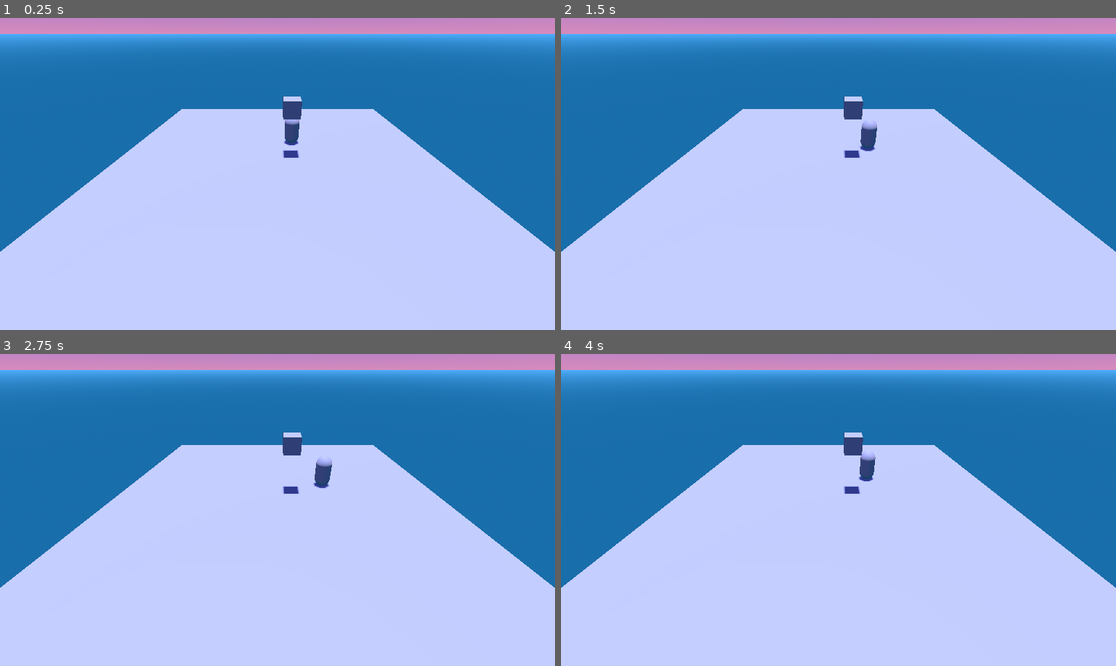
Above: before the commit, frames 1-4 (two rows, left to right).
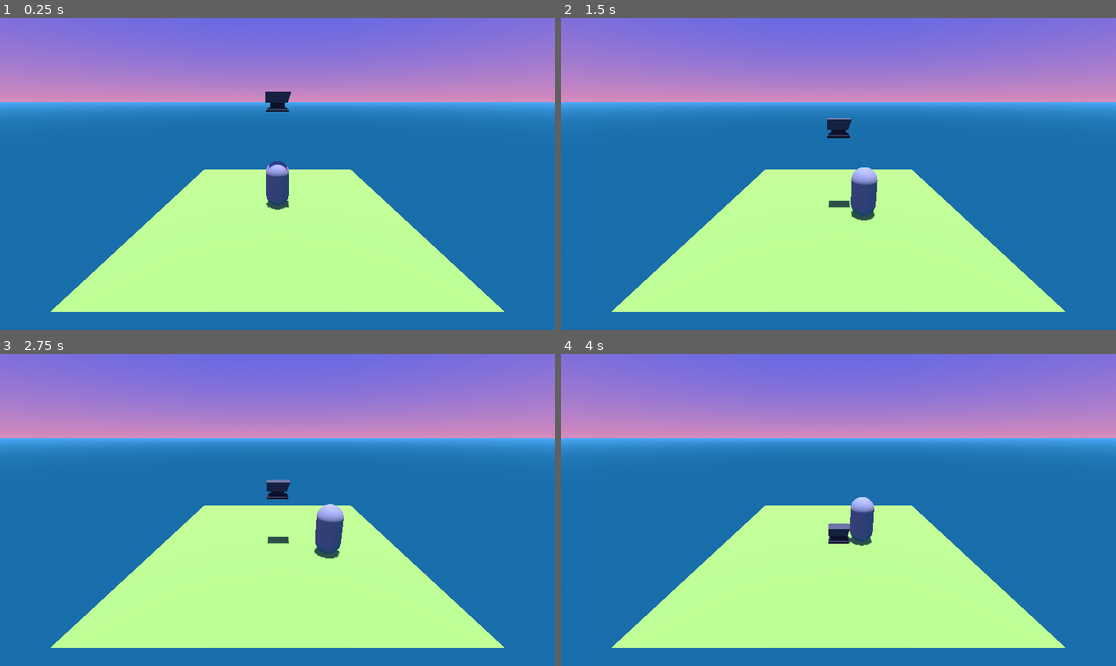
Above: after the commit, the same moments.

Repository: shamotte/rpg-death-jam
Game: Godot game, scene res://scenes/main_scene.tscn
Two runs of this game, one before a commit and one after it. Both use one fixed random seed, a clock stepped at 60 frames per second and the inputs below.
Inputs:
- Up to frame 1 (0.25 s): no input
- Up to frame 2 (1.5 s): tap Enter at 0.5 s; hold Right (move_right) 0.53-1.28 s; tap Space at 0.6, 0.77, 1.07, 1.35 s; hold Down (move_down) from 1.28 s (still down)
- Up to frame 3 (2.75 s): tap Space at 1.52, 1.82, 2, 2.1 s; release Down (move_down) at 2.03 s; hold Right (move_right) from 2.03 s (still down)
- Up to frame 4 (4 s): tap Enter at 2.75 s; release Right (move_right) at 2.78 s; hold Up (move_up) 2.78-3.53 s; tap Space at 2.85, 3.02, 3.32, 3.6, 3.77 s; hold Left (move_left) from 3.53 s (still down)

The runs differ from the first frame. In frame 1, 86% of the frame differs, in the area x 0-100%, y 0-100%; in frame 2, 86%; in frame 3, 86%; in frame 4, 86%.

Commit message:
New anvil model, slight visual changes

Diff:
--- a/objects/anvil/anvil.gd
+++ b/objects/anvil/anvil.gd
@@ -18,3 +18,9 @@
 # Called every frame. 'delta' is the elapsed time since the previous frame.
 func _process(delta: float) -> void:
 	pass
+
+
+func _input(event):
+	if event is InputEventKey:
+		if event.keycode == KEY_SPACE:
+			set_falling(true)
--- a/objects/anvil/anvil.tscn
+++ b/objects/anvil/anvil.tscn
@@ -4,8 +4,7 @@
 [ext_resource type="Script" path="res://objects/anvil/anvil.gd" id="1_sevdb"]
 [ext_resource type="Script" path="res://scripts/tickable.gd" id="2_lfar4"]
 [ext_resource type="PackedScene" uid="uid://dtcat5osfxowp" path="res://components/comp_parent_lerp.tscn" id="3_u5m6b"]
-
-[sub_resource type="BoxMesh" id="BoxMesh_5ob48"]
+[ext_resource type="PackedScene" uid="uid://vs5lkq4ij5ox" path="res://objects/anvil/anvil.gltf" id="5_fvhrv"]
 
 [node name="Anvil" type="Node3D"]
 transform = Transform3D(1, 0, 0, 0, 1, 0, 0, 0, 1, 0.5, 0, 0.5)
@@ -19,10 +18,9 @@
 
 [node name="Visual" type="Node3D" parent="."]
 
-[node name="MeshInstance3D" type="MeshInstance3D" parent="Visual"]
-mesh = SubResource("BoxMesh_5ob48")
-skeleton = NodePath("../..")
-
 [node name="CompParentLerp" parent="Visual" instance=ExtResource("3_u5m6b")]
 
+[node name="blockbench_export" parent="Visual" instance=ExtResource("5_fvhrv")]
+transform = Transform3D(1, 0, 0, 0, 1, 0, 0, 0, 1, -0.5, 0, -0.5)
+
 [connection signal="tick" from="Tickable" to="Mover" method="move_time_steps"]
--- a/scenes/main_scene.tscn
+++ b/scenes/main_scene.tscn
@@ -17,8 +17,12 @@
 background_mode = 2
 sky = SubResource("Sky_nf5yk")
 
+[sub_resource type="StandardMaterial3D" id="StandardMaterial3D_nalih"]
+albedo_color = Color(0.560784, 0.792157, 0.278431, 1)
+
 [sub_resource type="PlaneMesh" id="PlaneMesh_shxum"]
-size = Vector2(20, 20)
+material = SubResource("StandardMaterial3D_nalih")
+size = Vector2(10, 10)
 
 [node name="World" type="Node3D"]
 
@@ -30,7 +34,7 @@
 shadow_enabled = true
 
 [node name="Camera3D" type="Camera3D" parent="."]
-transform = Transform3D(1, 0, 0, 0, 0.823523, 0.567283, 0, -0.567283, 0.823523, 0, 6.467, 11.446)
+transform = Transform3D(1, 0, 0, 0, 0.942286, 0.33481, 0, -0.33481, 0.942286, 0, 4.35403, 8.19795)
 
 [node name="GridMap" type="GridMap" parent="."]
 
@@ -38,10 +42,9 @@
 mesh = SubResource("PlaneMesh_shxum")
 
 [node name="Anvil" parent="." instance=ExtResource("1_abngx")]
-transform = Transform3D(1, 0, 0, 0, 1, 0, 0, 0, 1, 0.819736, 3, -0.234135)
+transform = Transform3D(1, 0, 0, 0, 1, 0, 0, 0, 1, 0.5, 4, 0.5)
 
 [node name="Player" parent="." instance=ExtResource("2_6u2a3")]
-transform = Transform3D(1, 0, 0, 0, 1, 0, 0, 0, 1, 1, 0, -2)
 
 [node name="AnvilActivator" parent="." node_paths=PackedStringArray("anvil") instance=ExtResource("3_x5n1l")]
 transform = Transform3D(1, 0, 0, 0, 1, 0, 0, 0, 1, 1.96642, 2.38419e-07, 2.25768)
Not shown, added: objects/anvil/anvil.gltf
Not shown, added: objects/anvil/anvil.gltf.import
Binary file added: objects/anvil/anvil_0.png
Not shown, added: objects/anvil/anvil_0.png.import
Binary file added: objects/anvil/anvil_1.png
Not shown, added: objects/anvil/anvil_1.png.import
Binary file added: objects/anvil/body.png
Not shown, added: objects/anvil/body.png.import
Binary file added: objects/anvil/head.png
Not shown, added: objects/anvil/head.png.import
Not shown: 1 places in scenes/main_scene.tscn that only renumber resources
Not shown, added: objects/anvil/anvil.bbmodel
